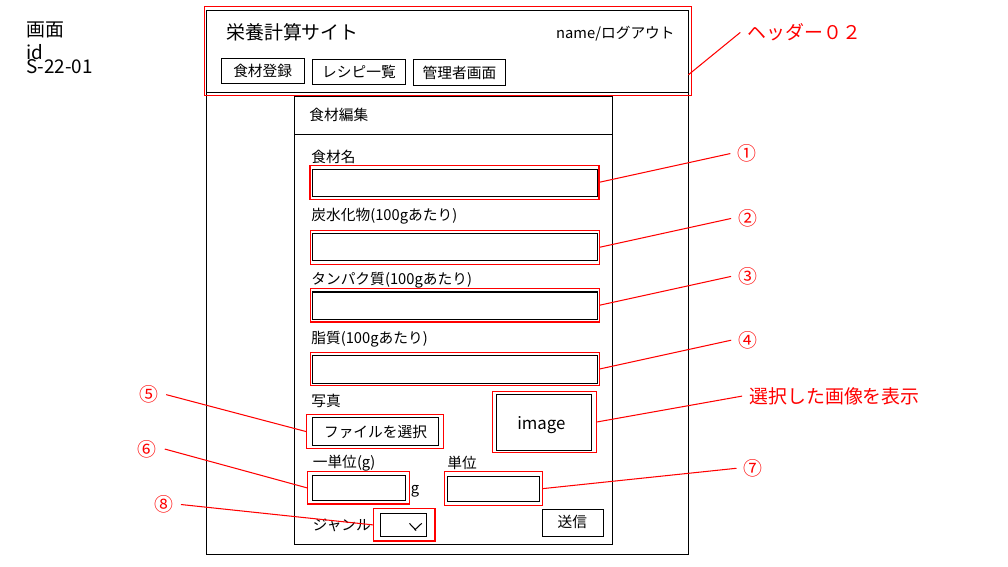
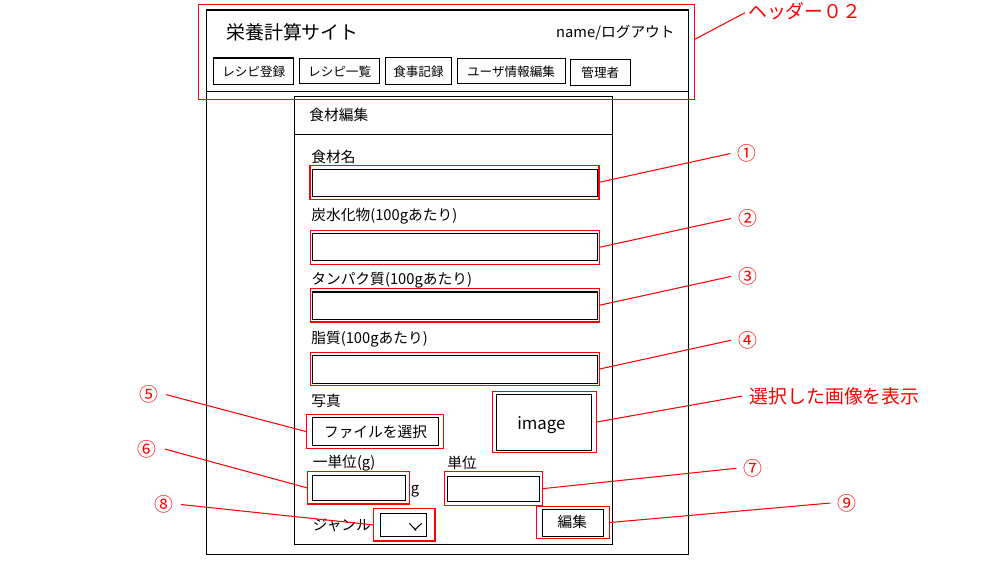
Before and after one commit to taku300/WebSystemSelf, a slide deck: slide 21 of Documents/Design_Documents/参考部品.pptx (slide 18 before the commit). Drawn at 1008x567 pixels with LibreOffice and Linux fonts; fonts in the diff are those of the drawing. Boxes give left, top, right and bottom in pixels: in the first picture for what was removed or moved away, otherwise in the second. Text is boxed around its words. In the diff, an @@ line names an element or a change of style, - is before the commit and + after.

```diff
--- a/Documents/Design_Documents/参考部品.pptx
+++ b/Documents/Design_Documents/参考部品.pptx
@@ text removed at (x1=26, y1=21, x2=64, y2=64) @@
-画面id
@@ rectangle resized from (x1=205, y1=6, x2=692, y2=95) to (x1=198, y1=5, x2=695, y2=99) @@
@@ line moved from (689, 75) - (740, 33) to (695, 39) - (745, 13) @@
@@ text "ヘッダー０２" moved from (x1=748, y1=23, x2=861, y2=40) to (x1=748, y1=2, x2=861, y2=19) @@
@@ text "S-22-01" rewrapped from (x1=26, y1=53, x2=93, y2=74) to (x1=0, y1=48, x2=5, y2=79) @@
@@ rectangle "レシピ登録" moved from (x1=221, y1=58, x2=304, y2=84) to (x1=214, y1=58, x2=294, y2=85) @@
@@ rectangle "レシピ一覧" resized from (x1=313, y1=59, x2=405, y2=85) to (x1=299, y1=59, x2=380, y2=84) @@
@@ rectangle "レシピ一覧" at (x1=299, y1=59, x2=380, y2=84): size 14 to 12 pt @@
@@ rectangle added at (x1=386, y1=58, x2=451, y2=85), outline #000000 1 pt, 12 pt, text #000000 @@
+食事記録
@@ rectangle added at (x1=457, y1=58, x2=566, y2=84), outline #000000 1 pt, 12 pt, text #000000 @@
+ユーザ情報編集
@@ rectangle "管理者" resized from (x1=414, y1=60, x2=506, y2=85) to (x1=571, y1=59, x2=631, y2=85) @@
@@ text in rectangle at (x1=222, y1=65, x2=285, y2=77): text changed; size 14 to 12 pt @@
-食材登録
+レシピ登録
@@ text in rectangle at (x1=581, y1=66, x2=619, y2=78): text changed; size 14 to 12 pt @@
-管理者画面
+管理者
@@ rectangle added at (x1=536, y1=507, x2=609, y2=538), outline #FF0000 1 pt @@
@@ line added from (610, 523) to (830, 503), #FF0000 1 pt @@
@@ text added at (x1=838, y1=494, x2=857, y2=512), 18 pt, text #FF0000 @@
+⑨
@@ text at (x1=558, y1=515, x2=587, y2=528): text changed @@
-送信
+編集
```
Also in this commit, not shown: 15 other slides changed, 3 slides added, 34 other files.
